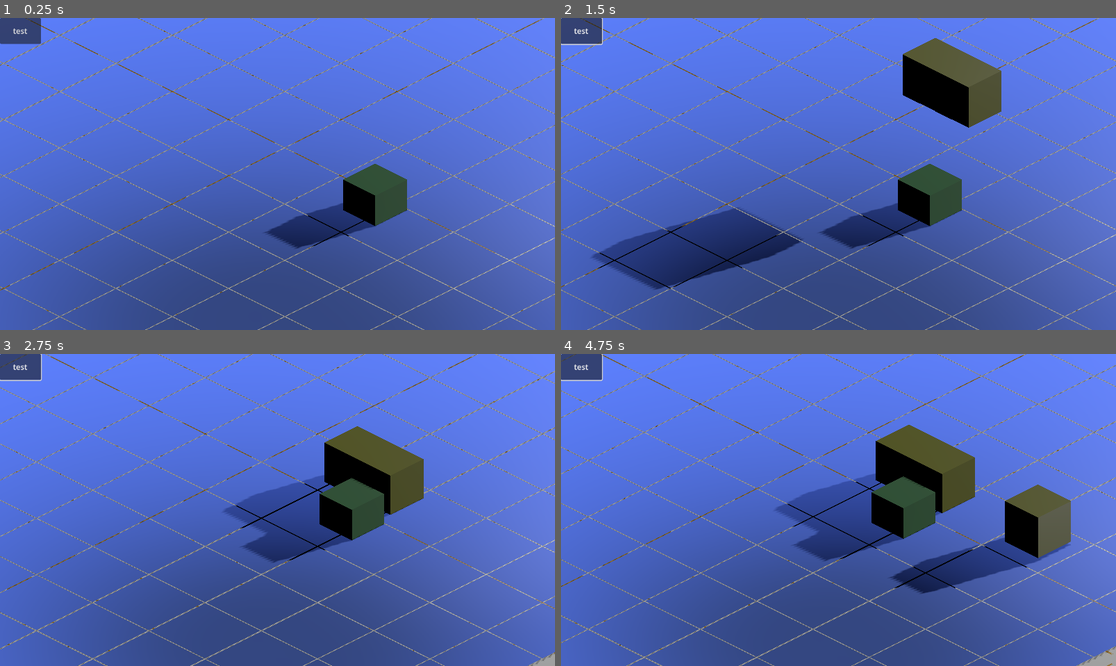
Above: before the commit, frames 1-4 (two rows, left to right).
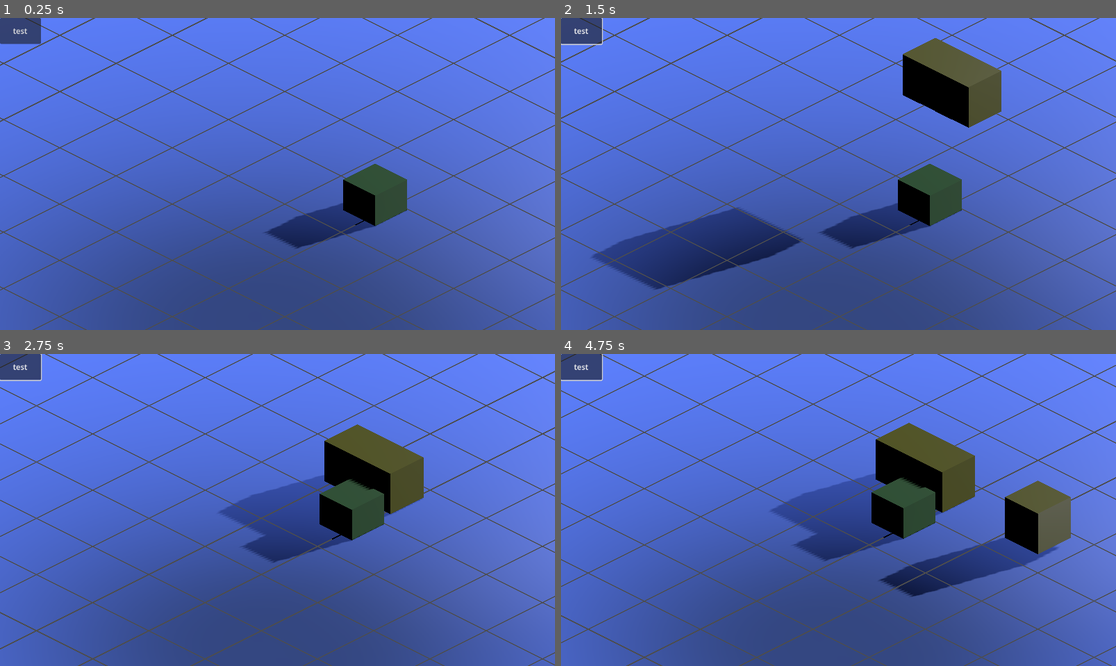
Above: after the commit, the same moments.

Repository: maximeflageole/Chalamet
Game: Godot game, scene res://Gameplay.tscn
Same seed, same stepped clock (60 frames per second), same inputs: the game is played once before the commit and once after it.
Inputs (mouse positions are in pixels of both pictures, inside the frame that each line leads up to):
- Up to frame 1 (0.25 s): no input
- Up to frame 2 (1.5 s): click "test" at 0.5 s; tap Enter at 1.25 s; move the mouse to (960, 158) at 1.27 s; hold D (MoveRight) from 1.28 s (still down); click (960, 158) at 1.42 s
- Up to frame 3 (2.75 s): move the mouse to (166, 525) at 2.02 s; release D (MoveRight) at 2.03 s; hold S (MoveDown) from 2.03 s (still down); click (166, 525) at 2.17 s
- Up to frame 4 (4.75 s): move the mouse to (894, 441) at 2.77 s; release S (MoveDown) at 2.78 s; hold D (MoveRight) 2.78-3.53 s; click (894, 441) at 2.92 s; move the mouse to (810, 572) at 3.52 s; hold Shift (Accelerate) 3.53-4.28 s; click (810, 572) at 3.67 s; tap Space at 4.25 s; move the mouse to (1005, 556) at 4.27 s; hold A (MoveLeft) from 4.28 s (still down); click (1005, 556) at 4.42 s

The runs differ from the first frame. In frame 1, 3.5% of the frame differs, in the area x 0-100%, y 0-100%; in frame 2, 3.4%; in frame 3, 3.9%; in frame 4, 4.5%.
Error in both runs: Invalid access to property or key 'position' on a base object of type 'Nil'. (res://Scripts/Building.gd:18)

Commit message:
Adding a MapManager script, which spawns the floor tiles, to uncrowd GameManager.gd Moving the logic from GM to MM

Diff:
--- a/Chalamet/Gameplay.tscn
+++ b/Chalamet/Gameplay.tscn
@@ -1,46 +1,21 @@
-[gd_scene load_steps=12 format=3 uid="uid://cdwjtpyejkw3x"]
+[gd_scene load_steps=8 format=3 uid="uid://cbo0vbe6no0d8"]
 
 [ext_resource type="Script" path="res://Scripts/GameManager.gd" id="1_s8fjs"]
 [ext_resource type="Script" path="res://Scripts/CameraMovement.gd" id="2_c53r1"]
 [ext_resource type="Resource" uid="uid://bunwl68crc0j5" path="res://Data/BuildingTest.tres" id="2_qcljd"]
-[ext_resource type="Shader" path="res://Tile.gdshader" id="2_xv311"]
+[ext_resource type="Script" path="res://Scripts/MapManager.gd" id="4_gmksj"]
 [ext_resource type="PackedScene" uid="uid://b2wcka5s5p4pl" path="res://MainUI.tscn" id="5_v2alx"]
-
-[sub_resource type="PhysicsMaterial" id="PhysicsMaterial_376kf"]
-friction = 0.5
-absorbent = true
-
-[sub_resource type="PlaneMesh" id="PlaneMesh_uibat"]
-
-[sub_resource type="ShaderMaterial" id="ShaderMaterial_hv8gw"]
-render_priority = 0
-shader = ExtResource("2_xv311")
-shader_parameter/tile_color = Color(1, 1, 1, 1)
-shader_parameter/grout_color = Color(1, 1, 1, 1)
-shader_parameter/accent_color = Color(0.92, 0.7, 0.25, 1)
-shader_parameter/roughness = 0.595
-shader_parameter/use_normal_map = false
-shader_parameter/normal_intensity = 0.06
-shader_parameter/rotate_45 = false
-shader_parameter/tile_scale = 0.25
-shader_parameter/diamond_size = 0.565
-shader_parameter/grout_thickness = 0.0
-shader_parameter/diamond_accent_size = 0.582
-shader_parameter/grout_accent_size = 0.018
-
-[sub_resource type="BoxShape3D" id="BoxShape3D_03jks"]
-size = Vector3(2, 0.1, 2)
 
 [sub_resource type="BoxMesh" id="BoxMesh_mea61"]
 
 [sub_resource type="StandardMaterial3D" id="StandardMaterial3D_w5ct0"]
 albedo_color = Color(0.254902, 0.478431, 0.298039, 1)
 
-[node name="GameManager" type="Node3D" node_paths=PackedStringArray("mainUI")]
+[node name="GameManager" type="Node3D" node_paths=PackedStringArray("mainUI", "_mapManager")]
 script = ExtResource("1_s8fjs")
 mainUI = NodePath("CanvasLayer/Control")
 buildingsData = Array[Resource("res://Scripts/BuildingData.gd")]([ExtResource("2_qcljd")])
-dimensions = Vector2i(14, 14)
+_mapManager = NodePath("MapManager")
 
 [node name="DirectionalLight3D" type="DirectionalLight3D" parent="."]
 transform = Transform3D(-0.866025, -0.433013, 0.25, -0.342369, 0.877948, 0.33465, -0.364395, 0.204223, -0.908575, 0, 0.682511, -3.7976)
@@ -58,21 +33,9 @@
 speed = 2.0
 shift_speed = 10.0
 
-[node name="Floor" type="Node3D" parent="."]
-transform = Transform3D(53.43, 0, 0, 0, 2, 0, 0, 0, 53.43, 0, 0, 0)
-
-[node name="RigidBody3D" type="RigidBody3D" parent="Floor"]
-physics_material_override = SubResource("PhysicsMaterial_376kf")
-gravity_scale = 0.0
-lock_rotation = true
-freeze = true
-
-[node name="MeshInstance3D" type="MeshInstance3D" parent="Floor/RigidBody3D"]
-mesh = SubResource("PlaneMesh_uibat")
-surface_material_override/0 = SubResource("ShaderMaterial_hv8gw")
-
-[node name="CollisionShape3D" type="CollisionShape3D" parent="Floor/RigidBody3D"]
-shape = SubResource("BoxShape3D_03jks")
+[node name="MapManager" type="Node3D" parent="."]
+script = ExtResource("4_gmksj")
+dimensions = Vector2i(20, 20)
 
 [node name="CanvasLayer" type="CanvasLayer" parent="."]
 
--- a/Chalamet/Prefabs/floor_tile.tscn
+++ b/Chalamet/Prefabs/floor_tile.tscn
@@ -15,6 +15,12 @@
 [sub_resource type="PlaneMesh" id="PlaneMesh_8bhnq"]
 material = SubResource("StandardMaterial3D_ibxkt")
 
+[sub_resource type="PhysicsMaterial" id="PhysicsMaterial_kwmvb"]
+friction = 0.5
+
+[sub_resource type="BoxShape3D" id="BoxShape3D_3q38l"]
+size = Vector3(5, 0.1, 5)
+
 [node name="FloorTile" type="Area3D"]
 transform = Transform3D(1, 0, 0, 0, 1, 0, 0, 0, 1, -20.9114, 5.07411, 0)
 script = ExtResource("1_5mkuc")
@@ -26,5 +32,15 @@
 transform = Transform3D(2.5, 0, 0, 0, 1, 0, 0, 0, 2.5, 0, 0, 0)
 mesh = SubResource("PlaneMesh_8bhnq")
 
+[node name="RigidBody3D" type="RigidBody3D" parent="."]
+input_ray_pickable = false
+mass = 100.0
+physics_material_override = SubResource("PhysicsMaterial_kwmvb")
+lock_rotation = true
+freeze = true
+
+[node name="CollisionShape3D" type="CollisionShape3D" parent="RigidBody3D"]
+shape = SubResource("BoxShape3D_3q38l")
+
 [connection signal="mouse_entered" from="." to="." method="_on_mouse_entered"]
 [connection signal="mouse_exited" from="." to="." method="_on_mouse_exited"]
--- a/Chalamet/Scripts/Building.gd
+++ b/Chalamet/Scripts/Building.gd
@@ -15,7 +15,7 @@
 # Called every frame. 'delta' is the elapsed time since the previous frame.
 func _process(delta):
 	if (inPlacement):
-		position = _GM._currentSelectedTile.position
+		position = _GM.GetCurrentTile().position
 		position.y += _yOffset
 
 func _input(event):
--- a/Chalamet/Scripts/FloorTile.gd
+++ b/Chalamet/Scripts/FloorTile.gd
@@ -13,6 +13,7 @@
 	pass
 
 func _on_mouse_entered() -> void:
+	print("On mouse entered")
 	OnTileHovered.emit(self)
 
 func _on_mouse_exited():
--- a/Chalamet/Scripts/GameManager.gd
+++ b/Chalamet/Scripts/GameManager.gd
@@ -4,22 +4,11 @@
 @export var myInt = 5
 @export var mainUI : MainUI
 @export var buildingsData : Array[BuildingData]
-@export var dimensions : Vector2i
-
-var _allTiles: Array[FloorTile]
-var _currentSelectedTile : FloorTile
+@export var _mapManager : MapManager
 
 # Called when the node enters the scene tree for the first time.
 func _ready():
-	var tilePrefab = preload("res://Prefabs/floor_tile.tscn")
-	for i in range(dimensions.x):
-		for j in range(dimensions.y):
-			var newTile = tilePrefab.instantiate()
-			add_child(newTile)
-			_allTiles.append(newTile)
-			newTile.OnTileHovered.connect(SetCurrentTile)
-			newTile.global_position = Vector3(-50+i*5.1,0.2,-50+j*5.1)
-
+	pass
 
 # Called every frame. 'delta' is the elapsed time since the previous frame.
 func _process(delta):
@@ -31,5 +20,5 @@
 	building._GM = self
 	add_child(building)
 
-func SetCurrentTile(floorTile: FloorTile):
-	_currentSelectedTile = floorTile
+func GetCurrentTile() -> FloorTile:
+	return _mapManager.GetCurrentTile()
--- /dev/null
+++ b/Chalamet/Scripts/MapManager.gd
@@ -0,0 +1,28 @@
+class_name MapManager
+extends Node3D
+
+@export var dimensions : Vector2i
+
+var _allTiles: Array[FloorTile]
+var _currentSelectedTile : FloorTile
+
+func _ready():
+	var tilePrefab = preload("res://Prefabs/floor_tile.tscn")
+	for i in range(dimensions.x):
+		for j in range(dimensions.y):
+			var newTile = tilePrefab.instantiate()
+			add_child(newTile)
+			_allTiles.append(newTile)
+			newTile.OnTileHovered.connect(SetCurrentTile)
+			newTile.global_position = Vector3(-50+i*5.1,0.2,-50+j*5.1)
+
+
+# Called every frame. 'delta' is the elapsed time since the previous frame.
+func _process(delta):
+	pass
+
+func SetCurrentTile(floorTile: FloorTile):
+	_currentSelectedTile = floorTile
+
+func GetCurrentTile() -> FloorTile:
+	return _currentSelectedTile
Not shown: 1 places in Chalamet/Prefabs/floor_tile.tscn that only renumber resources
